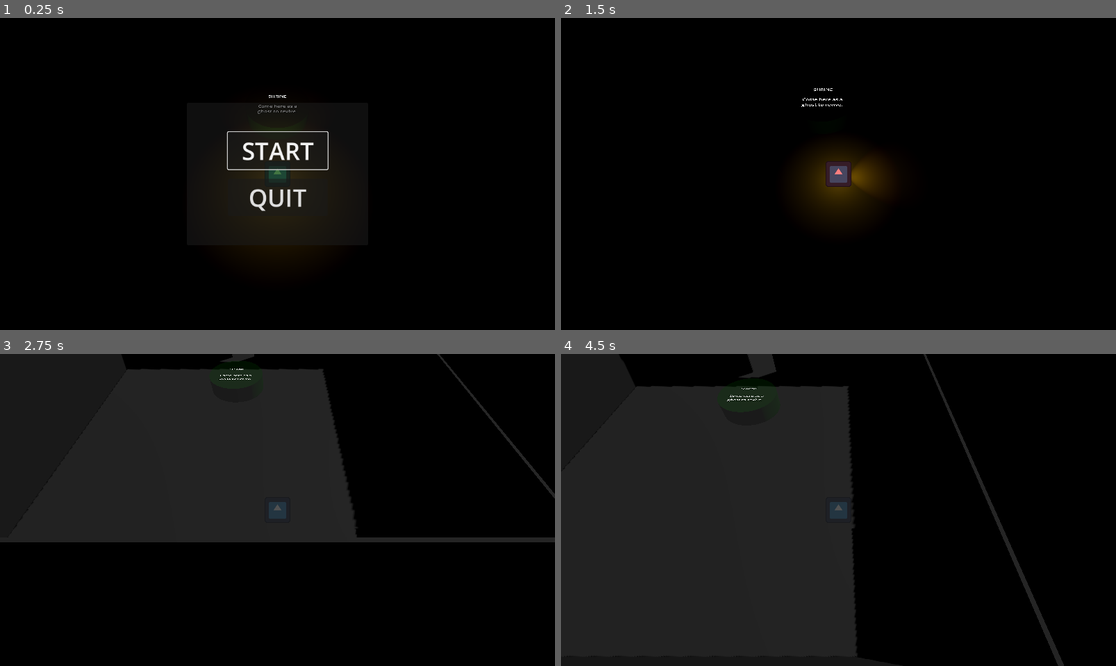
Above: before the commit, frames 1-4 (two rows, left to right).
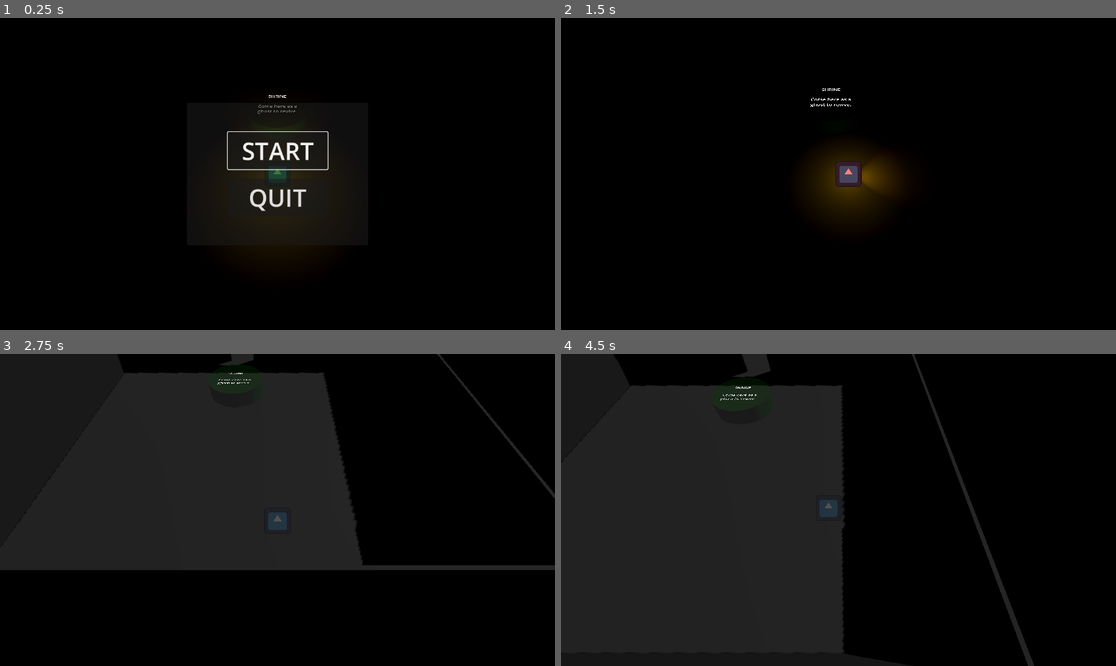
Above: after the commit, the same moments.

Repository: Rusty-Rat-Studios/dead-living-and-dying
Game: Godot game, scene res://game.tscn
Same seed, same stepped clock (60 frames per second), same inputs: the game is played once before the commit and once after it. The engine's default icon, where the game draws it, is replaced by a stand-in: a white triangle on a blue panel in a dark square.
Inputs (mouse positions are in pixels of both pictures, inside the frame that each line leads up to):
- Up to frame 1 (0.25 s): no input
- Up to frame 2 (1.5 s): click "START" at 0.5 s; tap Enter at 1.25 s; move the mouse to (960, 158) at 1.27 s; hold Right (ui_right) from 1.28 s (still down); tap Tab at 1.35 s
- Up to frame 3 (2.75 s): move the mouse to (166, 525) at 2.02 s; release Right (ui_right) at 2.03 s; hold Down (ui_down) from 2.03 s (still down); tap Tab at 2.1 s
- Up to frame 4 (4.5 s): move the mouse to (894, 441) at 2.77 s; release Down (ui_down) at 2.78 s; hold Right (ui_right) 2.78-3.53 s; tap Tab at 2.85, 3.6, 4.35 s; move the mouse to (810, 572) at 3.52 s; hold Up (ui_up) 3.53-4.28 s; move the mouse to (1005, 556) at 4.27 s; hold Left (ui_left) from 4.28 s (still down)

The runs differ from the first frame. In frame 2, 0.5% of the frame differs, in the area x 43-56%, y 22-55%; in frame 3, 7.7%, in the area x 0-100%, y 0-70%; in frame 4, 3.5%.

Commit message:
Add camera script to 'lag' behind player movement

Diff:
--- /dev/null
+++ b/player/camera.gd
@@ -0,0 +1,47 @@
+extends Camera3D
+"""
+This script simulates a "lag" effect of the camera following
+The player so the direction of motion is more obvious and
+appears smoother.
+
+It works by lerping the camera position in the opposite direction
+of the player's current velocity, given that it inherits its position
+from the Player node. Lerping in the opposite direction simulates the
+"lagging" feel.
+"""
+
+
+# speed camera follows the player at
+const LAG_STRENGTH: float = 8.0
+# max distance camera can lag behind
+const MAX_LAG_DISTANCE: float = 0.6
+
+@onready var player: CharacterBody3D = PlayerHandler.get_player()
+# rotation value of the parent RotationOffset (Marker3D) node
+@onready var rotation_offset: float = get_parent().rotation.x
+# global-space camera position offset from player position
+@onready var initial_offset: Vector3 = global_position - player.global_position
+
+func _process(delta: float) -> void:
+
+	# get vector opposite to player's current direction
+	var velocity_offset: Vector3 = -player.velocity.normalized() * MAX_LAG_DISTANCE
+	# base target position off of player position and relative camera offset
+	var target_position: Vector3 = player.global_position + initial_offset
+
+	# adjust camera offset according to existing rotation (60 degrees)
+	# player position.z - 1 translates to:
+		# camera position.y + 0.866 (sin60)
+		# camera position.z - 0.5 (cos60)
+	var camera_offset: Vector3 = velocity_offset
+	# values are inverted because camera is moving in the opposite direction
+	camera_offset.y = -velocity_offset.z * sin(deg_to_rad(rotation_offset))
+	camera_offset.z = velocity_offset.z * cos(deg_to_rad(rotation_offset))
+
+	# calculate the lag target in global space
+	var lag_target: Vector3 = target_position + camera_offset
+	# maintain fixed camera height in global space
+	lag_target.y = global_position.y
+
+	# lerp camera position towards the lag target
+	global_position = global_position.lerp(lag_target, LAG_STRENGTH * delta)
--- a/player/player.tscn
+++ b/player/player.tscn
@@ -1,8 +1,9 @@
-[gd_scene load_steps=5 format=3 uid="uid://mt6b5vxmupgn"]
+[gd_scene load_steps=6 format=3 uid="uid://mt6b5vxmupgn"]
 
 [ext_resource type="Script" path="res://player/player.gd" id="1_ndccg"]
 [ext_resource type="Shape3D" uid="uid://d140c2qk5hbt2" path="res://player/player_collision_shape.tres" id="2_a56u6"]
 [ext_resource type="Texture2D" uid="uid://cey8vsju0vbgx" path="res://icon.svg" id="2_goh7u"]
+[ext_resource type="Script" path="res://player/camera.gd" id="4_mmf56"]
 
 [sub_resource type="CapsuleShape3D" id="CapsuleShape3D_3bb63"]
 radius = 0.804186
@@ -22,7 +23,8 @@
 texture = ExtResource("2_goh7u")
 
 [node name="Camera3D" type="Camera3D" parent="RotationOffset"]
-transform = Transform3D(1, 0, 0, 0, 1, -2.98023e-08, 0, 2.98023e-08, 1, 0, 0, 10)
+transform = Transform3D(1, 0, 0, 0, 1, 0, 0, 0, 1, 0, -4.76837e-07, 10)
+script = ExtResource("4_mmf56")
 
 [node name="OmniLight3D" type="OmniLight3D" parent="."]
 transform = Transform3D(1, 0, 0, 0, 1, 0, 0, 0, 1, 0, 0.5, 0)
